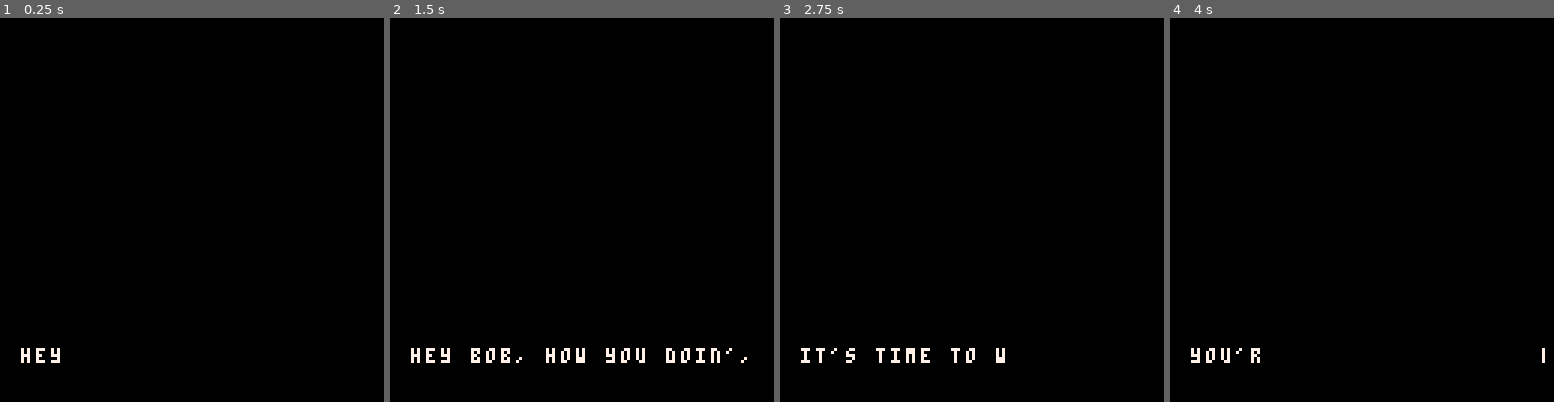
Above: before the commit, frames 1-4 (left to right).
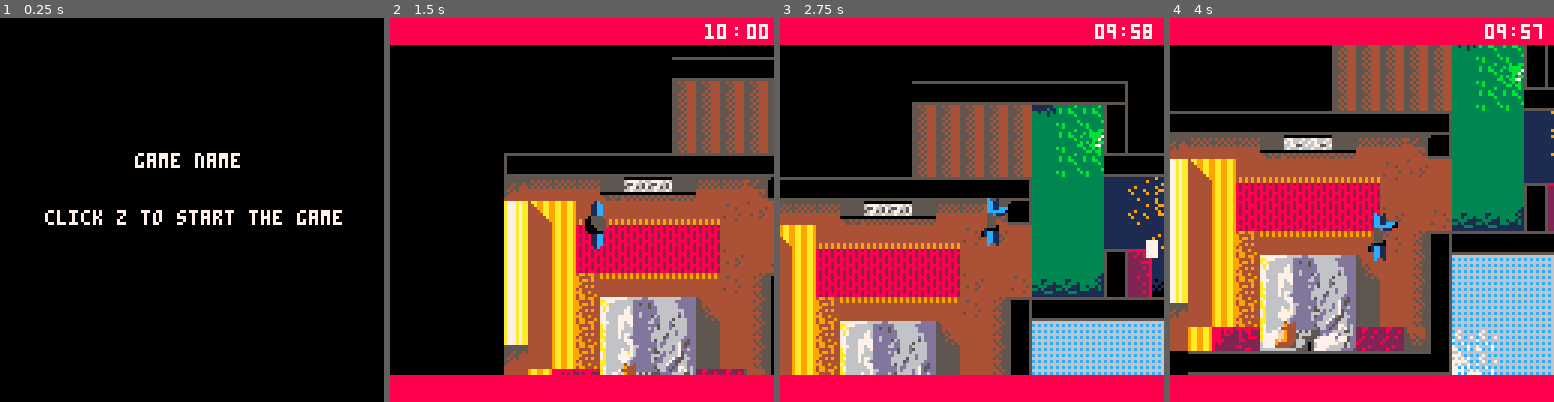
Above: after the commit, the same moments.

Repository: aquelemiguel/retrojam-2017
Game: PICO-8 cartridge temp.p8
Two runs of this game, one before a commit and one after it. Both use one fixed random seed, a clock stepped at 60 frames per second and the inputs below.
Inputs:
- Up to frame 1 (0.25 s): no input
- Up to frame 2 (1.5 s): tap O (Z key) at 0.7 s
- Up to frame 3 (2.75 s): hold Right 1.6-2.1 s; tap O (Z key) at 1.7, 2.1, 2.5 s; hold Up 2.15-2.42 s; hold Right from 2.47 s (still down)
- Up to frame 4 (4 s): tap O (Z key) at 2.9, 3.3, 3.7 s; release Right at 3.03 s; hold Left 3.08-3.58 s; hold Down 3.63-3.97 s

The runs differ from the first frame. In frame 1, 1.8% of the frame differs, in the area x 5-90%, y 35-90%; in frame 2, 56%; in frame 3, 70%; in frame 4, 81%, in the area x 0-100%, y 0-100%.

Commit message:
push & pull

Diff:
--- a/temp.p8
+++ b/temp.p8
@@ -10,7 +10,7 @@
 
 	anim_time = 0
 
-	display_title_text()
+	--display_title_text()
 
 
     player = {x=75,
@@ -64,6 +64,7 @@
 -- displays the menu dialog.
 function display_title_text()
   cls()
+  music(0)
   display_text("hey bob, how you doin', bob?", 7, 110, 123, 122)
   display_text("it's time to wake up, buddy.", 7, 110, 123, 122)
   display_text("you're late.", 7, 110, 123, 122)
@@ -150,6 +151,7 @@
 
 end
 
+-- displays the timer on the hud.
 function handle_timer()
 
   time_counter += 1
@@ -161,25 +163,25 @@
 
   if seconds < 10 and
      minutes < 10 then
-    print(0, 105, 3)
-    print(minutes, 109, 3)
-    print(":", 113, 3)
-    print(0, 119, 3)
-    print(seconds, 123, 3)
+    print(0, camx + 105, camy + 2, 7)
+    print(minutes, camx + 109, camy + 2, 7)
+    print(":", camx + 113, camy + 2, 7)
+    print(0, camx + 119, camy + 2, 7)
+    print(seconds, camx + 123, camy + 2, 7)
   elseif minutes < 10 then
-    print(0, 105, 3)
-    print(minutes, 109, 3)
-    print(":", 113, 3)
-    print(seconds, 117, 3)
+    print(0, camx + 105, camy + 2, 7)
+    print(minutes, camx + 109, camy + 2, 7)
+    print(":", camx + 113, camy + 2, 7)
+    print(seconds, camx + 117, camy + 2, 7)
   elseif seconds < 10 then
-    print(minutes, 105, 3)
-    print(":", 114, 3)
-    print(0, 119, 3)
-    print(seconds, 123, 3)
+    print(minutes, camx + 105, camy + 2, 7)
+    print(":", camx + 114, camy + 2, 7)
+    print(0, camx + 119, camy + 2, 7)
+    print(seconds, camx + 123, camy + 2, 7)
   else
-    print(minutes, 105, 3)
-    print(":", 114, 3)
-    print(seconds, 119, 3)
+    print(minutes, camx + 105, camy + 2, 7)
+    print(":", camx + 114, camy + 2, 7)
+    print(seconds, camx + 119, camy + 2, 7)
      end
 
 end
@@ -233,17 +235,13 @@
 end
 
 function _draw()
-
 	palt(14,true)
-
 	state_machine_draw()
-    handle_timer()
-
-
 end
 
 function draw_top_floor()
 	map(0)
+
 end
 
 function animate_objects_top()
@@ -256,8 +254,6 @@
 
 
 function draw_objects()
-    spr(1,player.x,player.y-4)
-    spr(2,player.x,player.y+4)
    	animate_objects_top()
 				spr(192, 180, 100)
 
@@ -265,7 +261,7 @@
 				spr(225, 198, 140)
 				spr(240, 190, 148)
 				spr(241, 198, 148)
-				spr(226, 190, 110)
+				spr(226, 200, 110)
 				spr(195, 290, 95)
 				spr(196, 298, 95)
 				spr(211, 290, 103)
@@ -281,6 +277,7 @@
 function gameinit()
     game.state_mode = 1
     game.state_game = 1
+  	music(5)
     player.task = "suit"
     -- what to do at the start of the play session
 end
@@ -299,12 +296,22 @@
     end
 end
 
-    function gameupdate()
+function gameupdate()
+    	moveloop()
+    end
+
+
+    function analyze_action()
         --todo
         --here place the processes used in common in all states, ex movement
     if(player.task == "suit") then  --if current task is searching for suit then sees in what part of the clues he is in
             if(player.currentclue == 1) then
-                moveloop()
+                if (game.text == "main_wardrobe" and fget(103, 7)) then
+            		clearlines(30, 140, 150, 150)
+            		display_text("quit toying around! i gotta get to work", 30, 140, 150, 150)
+            		fset(103,7,false)
+        				player.currentclue = 2
+            	end
                 --checks if player got the clue, in that case stores the current clue
             elseif(player.currentclue == 2) then
                 print("does things")
@@ -361,18 +368,41 @@
 
     draw_top_floor()
     draw_objects()
+  	draw_player()
+  	draw_hud()
 
 
         if(game.text  !=  "nothing") then
-            clearlines(90, 140, 120, 150)
-            display_text(game.text, 90, 140, 120, 150)
+            display_text(game.text, camx + 6, camy + 116, 120, 120)
+    if (btn(4)) then
+            	analyze_action()
+            end
             game.text = "nothing"
         end
 end
 
+function draw_player()
+		if not(player.x_acc == 0) then
+    	spr(206,player.x,player.y-4)
+    	spr(207,player.x+4,player.y-4)
+    	spr(222,player.x,player.y+4)
+    	spr(223,player.x+4,player.y+4)
+    else
+    	spr(1,player.x,player.y-4)
+    	spr(2,player.x,player.y+4)
+    end
+end
+
+-- draws hud with the timer, selected object, current goal.
+function draw_hud()
+  rectfill(camx, camy, camx + 127, camy + 8, 8)
+  rectfill(camx, camy + 119, camx + 127, camy + 127, 8)
+  handle_timer()
+end
+
 function wait(a) for i=1, a do flip() end end
 
-function display_text(string,x_initial,y_initial,x_final,y_final)
+function display_text(string, x_initial, y_initial, x_final, y_final)
    local text_x= x_initial
    local text_y= y_initial
    for i=1, #string do
@@ -397,6 +427,8 @@
 end
 
 function clearlines(xposi,yposi,xposf,yposf)
+  	wait(20)
+
     for i=yposi,yposf,6 do
         clearline(xposi,xposf,i)
     end
@@ -422,7 +454,7 @@
         add(objects_array,new_object3)
         local new_object4 = {}
         new_object4.tag = "main_wardrobe"
-        new_object4.sprites = {36}
+        new_object4.sprites = {103}
         add(objects_array,new_object4)
         local new_object5 = {}
         new_object5.tag = "crib"
@@ -434,12 +466,16 @@
         add(objects_array,new_object6)
         local new_object7 = {}
         new_object7.tag = "kids_wardrobe"
-        new_object7.sprites = {34}
-        add(objects_array,new_object6)
-
-    end
-
- function checkiteration(id)
+        new_object7.sprites = {79, 95}
+        add(objects_array,new_object7)
+        local new_object8 = {}
+        new_object8.tag = "bedside_table"
+        new_object8.sprites = {104, 105, 106}
+        add(objects_array, new_object8)
+
+    end
+
+ function check_interaction(id)
 		     for i = 1, count(objects_array) do
 
             for a = 1, count(objects_array[i].sprites) do
@@ -467,7 +503,7 @@
                 player.y_acc = -player.y_acc/2
                 player.x = previousposx
                 player.y = previousposy
-                checkiteration(all_sprites[i].id)
+                check_interaction(all_sprites[i].id)
                 end
             end
         end
@@ -616,22 +652,22 @@
 0808080808080808080808080808080808080808080800000000000000000000000000000505580558585856560000000000000000000000000000000000000000000000000000000000000000000000000000000000000000000000000000000000000000000000000000000000000000000000000000000000000000000000
 0808080808080808080808080808080808080808080800000000000000000000000000000505050505055656570000000000000000000000000000000000000000000000000000000000000000000000000000000000000000000000000000000000000000000000000000000000000000000000000000000000000000000000
 0808080808080808080808080808080808080808080000000000000000000000000000000505050e0e0e0e0e000000000000000000000000000000000000000000000000000000000000000000000000000000000000000000000000000000000000000000000000000000000000000000000000000000000000000000000000
-0808080808080808080808080808080808080808080800000000000000000000000000000505050e0e0e0e0e656400000000000000000000000000000000000000000000000000000000000000000000000000000000000000000000000000000000000000000000000000000000000000000000000000000000000000000000
-080808080808080808080808080e0e0e0e0e5856560000080800000000000000000000001414143631313131310000000000000000000000000000000000000000000000000000000000000000000000000000000000000000000000000000000000000000000000000000000000000000000000000000000000000000000000
-080808080808080808080808080e0e0e0e0e05565700000000000000000000000000000064646464646464620b0000000000000000000000000000000000000000000000000000000000000000000000000000000000000000000000000000000000000000000000000000000000000000000000000000000000000000000000
-080808080808080808080808080e0e0e0e0e05565631313131313131350000000000000064646464646464620c0000000000000000000000000000000000000000000000000000000000000000000000000000000000000000000000000000000000000000000000000000000000000000000000000000000000000000000000
-0808080808083631313131313131313131210505054060434148605c32000000000000006464646464646464640000000000000000000000000000000000000000000000000000000000000000000000000000000000000000000000000000000000000000000000000000000000000000000000000000000000000000000000
-0808080808080f1f1f1f103e3e111f1f2f330505052660524550605c32000000000000006464646464646464640000000000000000000000000000000000000000000000000000000000000000000000000000000000000000000000000000000000000000000000000000000000000000000000000000000000000000000000
-000008000000670d663737373737375455060505054e26606060605c32000000000000006464646464646464640008000000000000000000000000000000000000000000000000000000000000000000000000000000000000000000000000000000000000000000000000000000000000000000000000000000000000000000
-0000000000006706661717171717170606060505054f26492649265c32000000000000001264646464646464640808080808080808080808000000000000000000000000000000000000000000000000000000000000000000000000000000000000000000000000000000000000000000000000000000000000000000000000
-0000000000006706661717171717175506545b5b5a5f5d4b5d4b5d5e32000000000000003131311313133131310808080808087908080808000000000000000000000000000000000000000000000000000000000000000000000000000000000000000000000000000000000000000000000000000000000000000000000000
-0000000000006706662e3838383838542d353131313131313131313133000000000000006f751313131313766f0707797a04080808080808000000000000000000000000000000000000000000000000000000000000000000000000000000000000000000000000000000000000000000000000000000000000000000000000
+0808080808080808080808080831313131313131312100000000000000000000000000000505050e0e0e0e0e656400000000000000000000000000000000000000000000000000000000000000000000000000000000000000000000000000000000000000000000000000000000000000000000000000000000000000000000
+080808080808080808080808080e0e0e0e0e5856563200080800000000000000000000001414143631313131310000000000000000000000000000000000000000000000000000000000000000000000000000000000000000000000000000000000000000000000000000000000000000000000000000000000000000000000
+080808080808080808080808080e0e0e0e0e05565732000000000000000000000000000064646464646464620b0000000000000000000000000000000000000000000000000000000000000000000000000000000000000000000000000000000000000000000000000000000000000000000000000000000000000000000000
+080808080808080808080808080e0e0e0e0e05565631313131313131312100000000000064646464646464620c0000000000000000000000000000000000000000000000000000000000000000000000000000000000000000000000000000000000000000000000000000000000000000000000000000000000000000000000
+0808080808083631313131313131313131210505054e6043414860265c320000000000006464646464646464640000000000000000000000000000000000000000000000000000000000000000000000000000000000000000000000000000000000000000000000000000000000000000000000000000000000000000000000
+0808080808080f1f1f1f103e3e111f1f2f330505054e6052455060265c320000000000006464646464646464640000000000000000000000000000000000000000000000000000000000000000000000000000000000000000000000000000000000000000000000000000000000000000000000000000000000000000000000
+000008000000670d663737373737375455060505054e4e60606060265c320000000000006464646464646464640008000000000000000000000000000000000000000000000000000000000000000000000000000000000000000000000000000000000000000000000000000000000000000000000000000000000000000000
+000000000000670666171717171717060606050505354f4e494e26495c320000000000001264646464646464640808080808080808080808000000000000000000000000000000000000000000000000000000000000000000000000000000000000000000000000000000000000000000000000000000000000000000000000
+0000000000006706661717171717175506545b5b5a325f5d4b5d5d4b5e320000000000003131311313133131310808080808087908080808000000000000000000000000000000000000000000000000000000000000000000000000000000000000000000000000000000000000000000000000000000000000000000000000
+0000000000006706662e3838383838542d353131313131313131313131330000000000006f751313131313766f3280797a047f0808080808000000000000000000000000000000000000000000000000000000000000000000000000000000000000000000000000000000000000000000000000000000000000000000000000
 0000000000006706662e090a0b0c1d062d324d4d4d4d4d4d6e6d32000000000000000000777217171717177377070707077e7d0808080808000000000000000000000000000000000000000000000000000000000000000000000000000000000000000000000000000000000000000000000000000000000000000000000000
 0000000000006706662e191a1b1c13062d324d4d4d4d4d4d6e6e3200000000000000000013170606700606171307077c7b7e7d0808080808000000000000000000000000000000000000000000000000000000000000000000000000000000000000000000000000000000000000000000000000000000000000000000000000
 0000000000000f06662e292a2b2c13062d324d4d4d4d4d4d4d4d32000000000000000000131765066f0665171307077c7b7e7d0808080808000000000000000000000000000000000000000000000000000000000000000000000000000000000000000000000000000000000000000000000000000000000000000000000000
 0000000000000666696a393a3b3c686830326b6b4d4d4d4d4d4d3200000000000000000013170606700606171307077c7b7e7d0808080808000000000000000000000000000000000000000000000000000000000000000000000000000000000000000000000000000000000000000000000000000000000000000000000000
-0000000000000831313131313131313131336c6b4d4d4d4d4d4d320000000000000000007871171717171774780707070707070808080808000000000000000000000000000000000000000000000000000000000000000000000000000000000000000000000000000000000000000000000000000000000000000000000000
-0000000000000000080000000000000000003631313131313131210000000000000000006f751313131313766f0707070707070808080808000000000000000000000000000000000000000000000000000000000000000000000000000000000000000000000000000000000000000000000000000000000000000000000000
+0000000000000831313131313131313131336c6b4d4d4d4d4d4d320000000000000000007871171717171774780707070707270808080808000000000000000000000000000000000000000000000000000000000000000000000000000000000000000000000000000000000000000000000000000000000000000000000000
+0000000000000000080000000000000000003631313131313131210000000000000000006f751313131313766f3281838383820808080808000000000000000000000000000000000000000000000000000000000000000000000000000000000000000000000000000000000000000000000000000000000000000000000000
 0000000000000000000000000000000000000000000000000000080000000000000008000000000000000000000000000000000000000000000000000000000000000000000000000000000000000000000000000000000000000000000000000000000000000000000000000000000000000000000000000000000000000000
 0000000000000000000000000000000000000000000000000000000000000000000000080800000000000000000000000000000000000000000000000000000000000000000000000000000000000000000000000000000000000000000000000000000000000000000000000000000000000000000000000000000000000000
 0000000000000000000000000000000000000000000000000000000000000000000000000808080808080808080000000000000000000000000000000000000000000000000000000000000000000000000000000000000000000000000000000000000000000000000000000000000000000000000000000000000000000000
Not shown, changed: 38 lines of the sprite sheet (__gfx__) section of temp.p8
